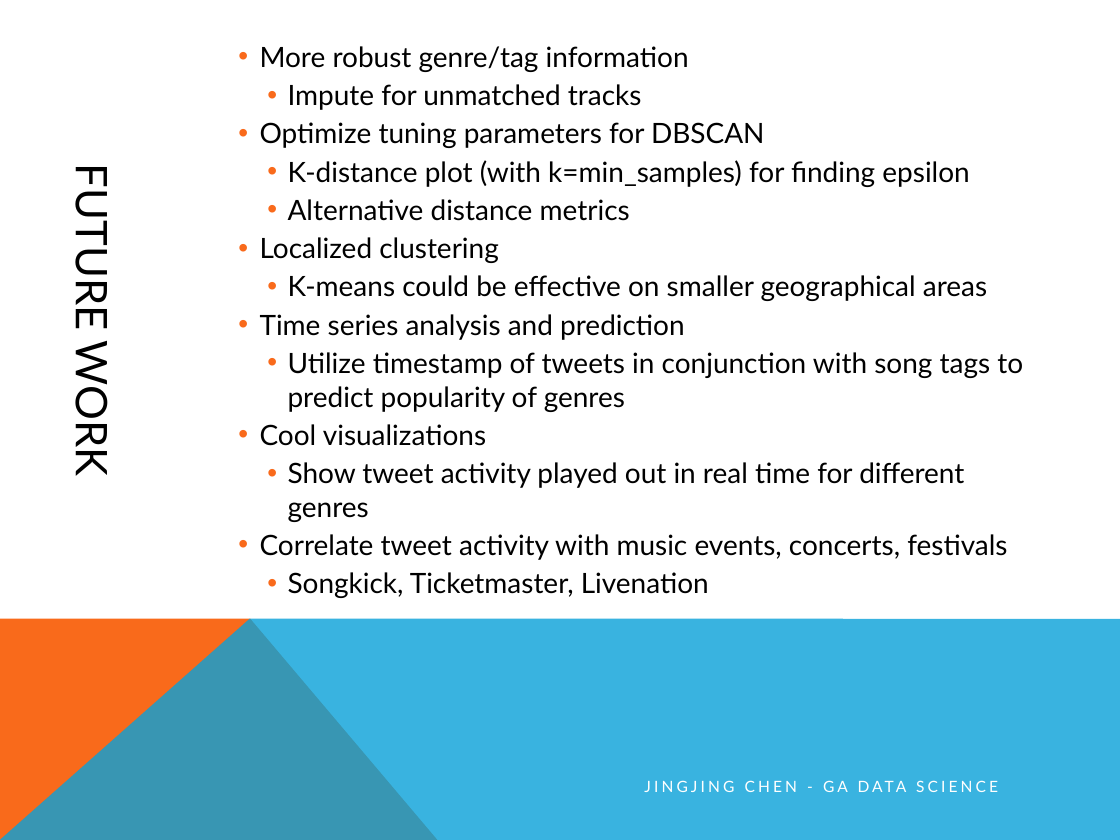
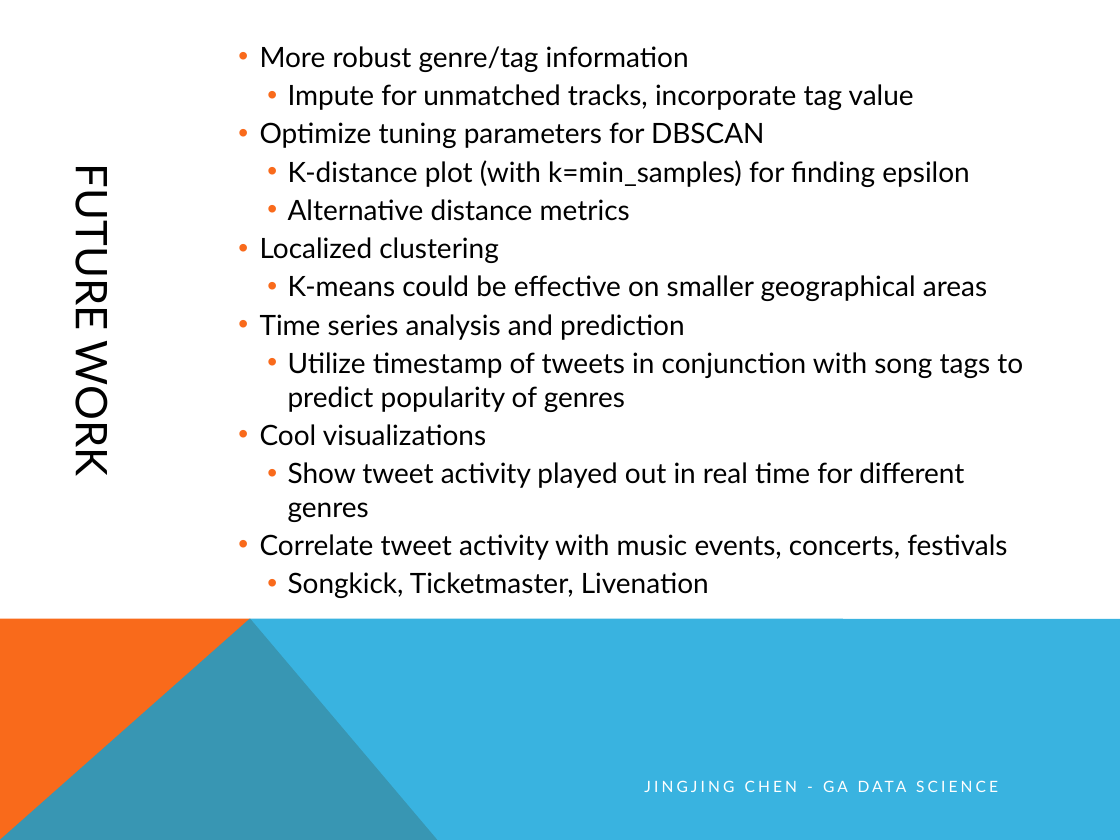
Before and after one commit to jingjingc/GA-data-project, a slide deck: slide 27 of final_presentation.pptx. Drawn at 1120x840 pixels with LibreOffice and Linux fonts; fonts in the diff are those of the drawing. Boxes give left, top, right and bottom in pixels: in the first picture for what was removed or moved away, otherwise in the second. Text is boxed around its words. In the diff, an @@ line names an element or a change of style, - is before the commit and + after.

Commit message:
Updates to code and ppt

```diff
--- a/final_presentation.pptx
+++ b/final_presentation.pptx
@@ text at box(288, 84, 914, 110): text changed @@
-    • Impute for unmatched tracks
+    • Impute for unmatched tracks, incorporate tag value
```
Also in this commit, not shown: 1 other file.
